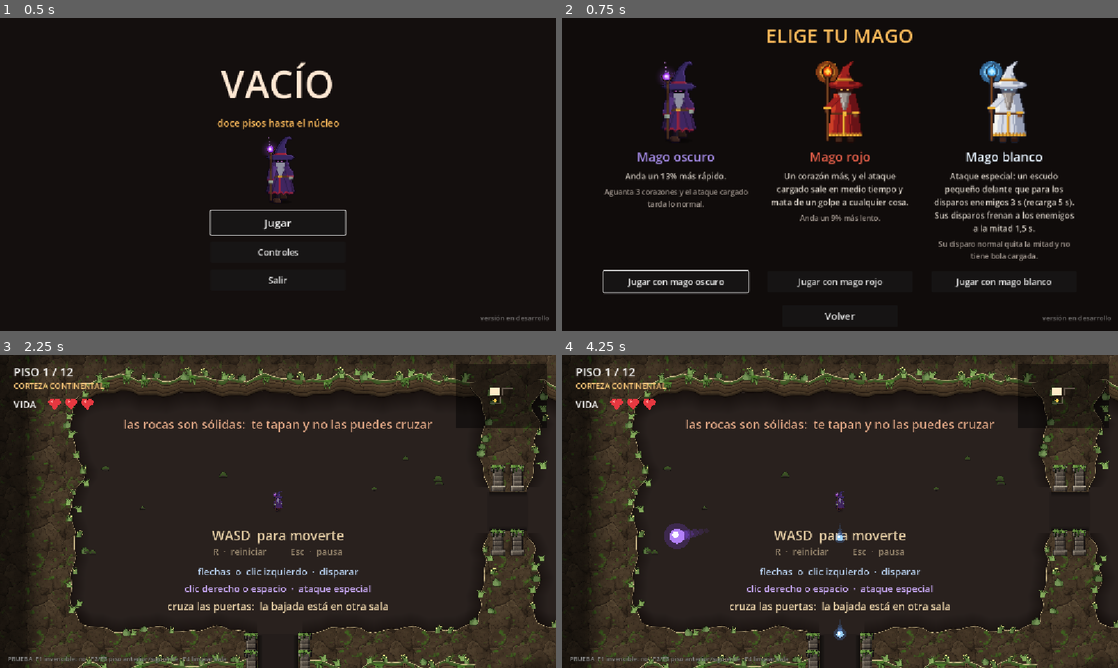
Above: before the commit, frames 1-4 (two rows, left to right).
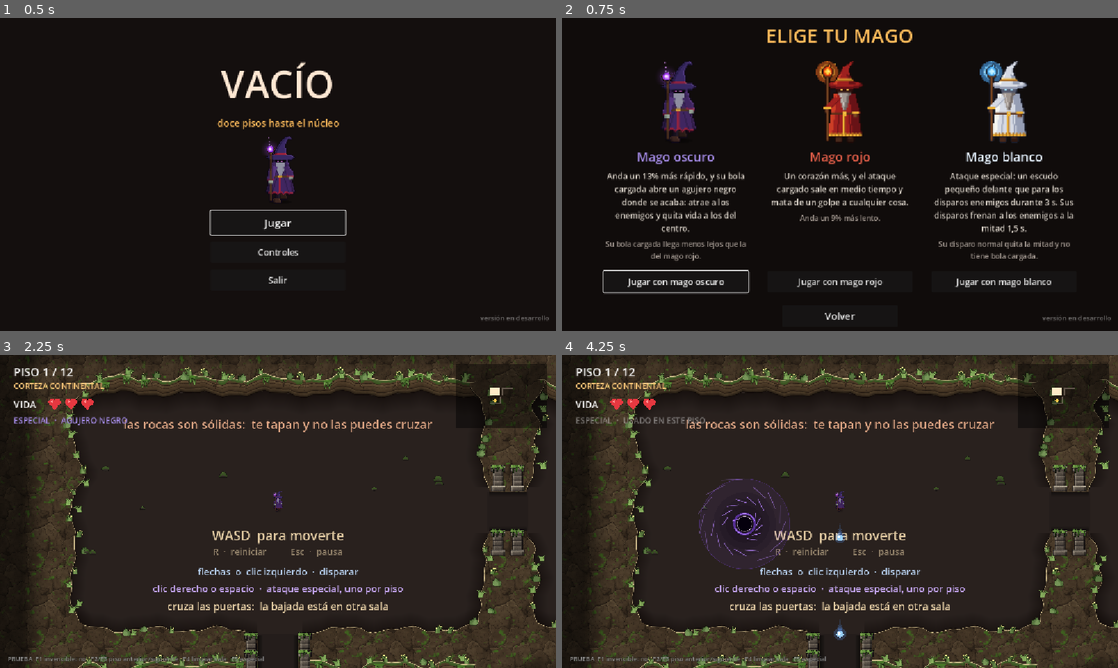
Above: after the commit, the same moments.

Repository: MatiasRodrigo0502/Vacio
Game: Godot game, scene res://scenes/MenuPrincipal.tscn
Two runs of this game, one before a commit and one after it. Both use one fixed random seed, a clock stepped at 60 frames per second and the inputs below.
Inputs (mouse positions are in pixels of both pictures, inside the frame that each line leads up to):
- Up to frame 1 (0.5 s): no input
- Up to frame 2 (0.75 s): click "Jugar" at 0.5 s
- Up to frame 3 (2.25 s): click "Jugar" at 1.25 s; click "Jugar con mago oscuro" at 2 s
- Up to frame 4 (4.25 s): tap Enter at 2.75 s; move the mouse to (962, 495) at 2.77 s; hold Right (disparar_derecha) 2.78-3.53 s; hold Right mouse button (cargar_ataque) 2.78-3.53 s; move the mouse to (728, 527) at 3.52 s; hold Down (disparar_abajo) from 3.53 s (still down); right-click (728, 527) at 3.6 s

Frame 1 is identical in both runs. In frame 2, 2.5% of the frame differs, in the area x 7-93%, y 49-78%; in frame 3, 0.8%; in frame 4, 1.7%.

Commit message:
Mago oscuro: agujero negro; el ataque especial, uno por piso
- La bola cargada del mago oscuro llega a 320 px (la del rojo, hasta
  chocar) y donde se acaba abre un agujero negro (AgujeroNegro): 2,5 s
  atrayendo a los enemigos de su sala a 150 px y quitando 2 por segundo a
  los del centro. La bola avisa de donde se apaga (BolaMagica.apagada).
- El ataque especial de los tres magos (bola cargada o escudo) se usa una
  vez por piso; el HUD dice debajo de la vida si queda. El escudo pierde la
  recarga. F5 lo recupera para probar.
- Textos del menu, tutorial y documentacion al dia.

Co-Authored-By: Claude Opus 5.5 <noreply@anthropic.com>

Diff:
--- a/resources/personajes/1_mago_oscuro.tres
+++ b/resources/personajes/1_mago_oscuro.tres
@@ -7,8 +7,8 @@
 [resource]
 script = ExtResource("1_script")
 nombre = "Mago oscuro"
-ventaja = "Anda un 13% más rápido."
-pega = "Aguanta 3 corazones y el ataque cargado tarda lo normal."
+ventaja = "Anda un 13% más rápido, y su bola cargada abre un agujero negro donde se acaba: atrae a los enemigos y quita vida a los del centro."
+pega = "Su bola cargada llega menos lejos que la del mago rojo."
 animaciones = ExtResource("2_animaciones")
 retrato = ExtResource("3_retrato")
 color = Color(0.639216, 0.541176, 0.898039, 1)
@@ -23,3 +23,8 @@
 radio_bola_extra = 0.0
 tiempo_carga_multiplicador = 1.0
 dano_cargado_extra = 0
+alcance_cargado = 320.0
+agujero_negro = true
+duracion_agujero = 2.5
+radio_agujero = 150.0
+dano_agujero = 2.0
--- a/resources/personajes/3_mago_blanco.tres
+++ b/resources/personajes/3_mago_blanco.tres
@@ -7,7 +7,7 @@
 [resource]
 script = ExtResource("1_script")
 nombre = "Mago blanco"
-ventaja = "Ataque especial: un escudo pequeño delante que para los disparos enemigos 3 s (recarga 5 s). Sus disparos frenan a los enemigos a la mitad 1,5 s."
+ventaja = "Ataque especial: un escudo pequeño delante que para los disparos enemigos durante 3 s. Sus disparos frenan a los enemigos a la mitad 1,5 s."
 pega = "Su disparo normal quita la mitad y no tiene bola cargada."
 animaciones = ExtResource("2_animaciones")
 retrato = ExtResource("3_retrato")
@@ -23,4 +23,3 @@
 frena_disparo = 1.5
 ataque_especial = 1
 duracion_escudo = 3.0
-recarga_escudo = 5.0
--- a/scenes/Hud.tscn
+++ b/scenes/Hud.tscn
@@ -42,20 +42,29 @@
 offset_bottom = 118.0
 script = ExtResource("2_corazones")
 
+[node name="Especial" type="Label" parent="."]
+offset_left = 28.0
+offset_top = 122.0
+offset_right = 560.0
+offset_bottom = 148.0
+theme_override_font_sizes/font_size = 17
+text = "ESPECIAL  ·  BOLA CARGADA"
+vertical_alignment = 1
+
 [node name="Mejoras" type="Control" parent="."]
 offset_left = 28.0
-offset_top = 124.0
+offset_top = 156.0
 offset_right = 560.0
-offset_bottom = 162.0
+offset_bottom = 194.0
 mouse_filter = 2
 script = ExtResource("4_mejoras")
 
 [node name="Aviso" type="Label" parent="."]
 visible = false
 offset_left = 28.0
-offset_top = 172.0
+offset_top = 204.0
 offset_right = 760.0
-offset_bottom = 204.0
+offset_bottom = 236.0
 theme_override_font_sizes/font_size = 19
 text = "objeto"
 vertical_alignment = 1
--- a/scenes/MenuPrincipal.tscn
+++ b/scenes/MenuPrincipal.tscn
@@ -144,8 +144,8 @@
 Al entrar en una sala con enemigos se cierran las puertas hasta que acabes con ellos.
 Disparas con las flechas o apuntando con el ratón: matan enemigos.
 Mantén el clic derecho o el espacio para cargar un ataque: cuando el aro se cierre, suéltalo.
-El cargado atraviesa enemigos y pega más fuerte, pero las rocas lo paran igual.
-El mago blanco, en vez de cargar, saca con ese botón un escudo que para los disparos de frente.
+El cargado atraviesa enemigos y pega más fuerte; el del mago oscuro abre un agujero negro.
+El mago blanco, en vez de cargar, saca con ese botón un escudo. El ataque especial es uno por piso.
 Las rocas son sólidas: no se pueden cruzar ni romper, pero te sirven de parapeto.
 Te quitan vida los enemigos, sus disparos, los pinchos, la lava y caer al vacío.
 Hay un objeto por piso y a veces un enemigo suelta otro. Al limpiar una sala puede caer un corazón.
--- a/scenes/Tutorial.tscn
+++ b/scenes/Tutorial.tscn
@@ -37,7 +37,7 @@
 offset_right = 1200.0
 offset_bottom = 46.0
 theme_override_font_sizes/font_size = 32
-text = "clic derecho o espacio  ·  ataque especial"
+text = "clic derecho o espacio  ·  ataque especial, uno por piso"
 horizontal_alignment = 1
 vertical_alignment = 1
 
--- /dev/null
+++ b/scripts/agujero_negro.gd
@@ -0,0 +1,144 @@
+## Agujero negro: lo que abre la bola cargada del mago oscuro donde se acaba.
+## Atrae a los enemigos de la sala que estan a su alcance y quita vida a los
+## que llegan al centro, durante unos segundos.
+##
+## POR QUE LA BOLA LLEGA MENOS LEJOS QUE LA DEL MAGO ROJO:
+## la del rojo va hasta chocar y mata de un golpe lo que pilla; la del oscuro
+## se queda a media sala (PersonajeJugable.alcance_cargado) y lo que gana es
+## esto, que junta a los enemigos y los va gastando. Son dos formas de usar el
+## ataque especial: apuntar a uno o a un grupo.
+##
+## POR QUE SOLO LOS ENEMIGOS DE SU SALA:
+## las bolas no salen de la sala (BolaMagica.limite) y esto tampoco: tirar de
+## enemigos de la sala de al lado, que el jugador no ve, los sacaria de su
+## sitio sin que nadie lo entienda.
+##
+## Lo crea Principal al apagarse la bola (BolaMagica.apagada). Dibujado por
+## codigo, como las bolas: no hay arte de esto en los packs.
+class_name AgujeroNegro
+extends Node2D
+
+## Radio del centro, donde hace dano.
+const NUCLEO: float = 34.0
+## Cada cuanto quita vida. A tics y no un poco cada fotograma: cada golpe hace
+## parpadear al enemigo, y parpadeando sin parar no se veria nada.
+const TIC: float = 0.5
+## Lo que tira de un enemigo, en px/s: en el centro y en el borde. Mas que la
+## velocidad de casi todos (el murcielago, 195), para que no se le escapen
+## andando, salvo desde el mismo borde.
+const TIRON_CENTRO: float = 330.0
+const TIRON_BORDE: float = 150.0
+## Lo que tarda en abrirse y en cerrarse: crece y se encoge, no salta.
+const APERTURA: float = 0.25
+const CIERRE: float = 0.35
+## Motas de luz que caen hacia el centro en espiral.
+const MOTAS: int = 28
+const NEGRO := Color(0.02, 0.0, 0.05)
+
+var _sala: Sala
+var _duracion: float
+var _radio: float
+var _dano: float
+var _color: Color
+var _halo: Color
+var _tiempo: float = 0.0
+## El primer tic llega pronto: lo que ya esta en el centro al abrirse lo nota.
+var _tic: float = TIC * 0.5
+## El centro negro y su disco van en un nodo aparte, por encima de los
+## enemigos (z 5): asi lo que llega al centro se ve tragado. Lo demas (el
+## circulo de alcance y las motas) va por debajo, para no tapar a nadie.
+var _nucleo: Node2D
+
+
+func _init(sala: Sala, duracion: float, radio: float, dano_por_segundo: float,
+		color: Color, halo: Color) -> void:
+	_sala = sala
+	_duracion = duracion
+	_radio = radio
+	_dano = dano_por_segundo
+	_color = color
+	_halo = halo
+	name = "AgujeroNegro"
+	# Por encima del suelo y de las rocas, por debajo de objetos y enemigos.
+	z_index = 3
+	_nucleo = Node2D.new()
+	# Por encima de enemigos, sus disparos y las explosiones; por debajo de las
+	# bolas del jugador (9) y del jugador (10).
+	_nucleo.z_index = 8
+	_nucleo.z_as_relative = false
+	_nucleo.draw.connect(_pintar_nucleo)
+	add_child(_nucleo)
+
+
+func _physics_process(delta: float) -> void:
+	_tiempo += delta
+	if _tiempo >= _duracion or not is_instance_valid(_sala):
+		queue_free()
+		return
+	_tic -= delta
+	var toca_dano := _tic <= 0.0
+	if toca_dano:
+		_tic += TIC
+	var fuerza := _fuerza()
+	for enemigo in _sala.enemigos():
+		if not is_instance_valid(enemigo):
+			continue
+		var hacia := global_position - enemigo.global_position
+		var distancia := hacia.length()
+		if distancia > _radio:
+			continue
+		if distancia > 1.0:
+			var tiron := lerpf(TIRON_CENTRO, TIRON_BORDE, distancia / _radio) * fuerza
+			# Sin pasarse del centro: si no, lo que esta dentro tiembla de
+			# un lado al otro.
+			enemigo.global_position += hacia / distancia * minf(tiron * delta, distancia)
+			# Que el tiron no lo meta en una roca ni lo saque de la sala.
+			enemigo.mantener_en_la_sala()
+		if toca_dano and distancia <= NUCLEO:
+			enemigo.herir(_dano * TIC)
+	queue_redraw()
+	_nucleo.queue_redraw()
+
+
+## De 0 a 1: crece al abrirse y se encoge al cerrarse. Tira con esa fuerza y
+## se dibuja de ese tamano.
+func _fuerza() -> float:
+	return clampf(minf(_tiempo / APERTURA, (_duracion - _tiempo) / CIERRE), 0.0, 1.0)
+
+
+func _draw() -> void:
+	var f := _fuerza()
+	if f <= 0.0:
+		return
+	# Hasta donde atrae: un circulo flojo, para que se vea que hay que salir.
+	draw_circle(Vector2.ZERO, _radio * f, Color(_halo, 0.08))
+	draw_arc(Vector2.ZERO, _radio * f, 0.0, TAU, 48, Color(_halo, 0.3), 1.5, true)
+	# Se oscurece hacia dentro: se lee como un hoyo y no como un circulo plano.
+	for k in 4:
+		draw_circle(Vector2.ZERO, lerpf(_radio * 0.7, NUCLEO * 1.2, k / 3.0) * f, Color(NEGRO, 0.13))
+
+	# Motas en espiral: cada una entra desde el borde y gira mas deprisa
+	# cuanto mas cerca del centro, como el agua por un desague.
+	for k in MOTAS:
+		var avance := fposmod(_tiempo * 0.6 + float(k) / MOTAS + 0.37 * k, 1.0)
+		var r := lerpf(_radio, NUCLEO * 0.7, avance) * f
+		var angulo := k * 2.399 + _tiempo * 1.4 + avance * 5.0
+		var punto := Vector2.from_angle(angulo) * r
+		var estela := Vector2.from_angle(angulo - 0.45) * (r + 16.0)
+		draw_line(estela, punto, Color(_color, 0.3 + 0.7 * avance), 2.5, true)
+
+
+func _pintar_nucleo() -> void:
+	var f := _fuerza()
+	if f <= 0.0:
+		return
+	# El disco que gira alrededor del centro, con dos tramos mas brillantes.
+	var giro := _tiempo * 4.0
+	_nucleo.draw_arc(Vector2.ZERO, NUCLEO * f, 0.0, TAU, 40, Color(_halo, 0.55), 7.0, true)
+	for k in 2:
+		var desde := giro + k * PI
+		_nucleo.draw_arc(Vector2.ZERO, NUCLEO * f, desde, desde + 1.6, 16, Color(_color, 0.9), 3.0, true)
+
+	# El centro, negro, con un filo de luz.
+	_nucleo.draw_circle(Vector2.ZERO, NUCLEO * 0.72 * f, NEGRO)
+	_nucleo.draw_arc(Vector2.ZERO, NUCLEO * 0.72 * f, 0.0, TAU, 32, Color(1.0, 0.9, 1.0, 0.7), 1.5, true)
--- a/scripts/atajos_prueba.gd
+++ b/scripts/atajos_prueba.gd
@@ -4,6 +4,7 @@
 ##   F2  piso anterior
 ##   F3  piso siguiente
 ##   F4  matar a los enemigos de la sala en la que estas
+##   F5  recuperar el ataque especial (es uno por piso)
 ##
 ## SOLO EXISTEN AL JUGAR DESDE GODOT (el editor o jugar.bat). Principal crea
 ## este nodo solo si OS.is_debug_build(), que en el .exe exportado es false:
@@ -61,6 +62,8 @@
 			GestorProgreso.ir_a_piso(GestorProgreso.piso_actual + 1)
 		KEY_F4:
 			_limpiar_sala()
+		KEY_F5:
+			_jugador.recargar_especial()
 		_:
 			return
 	get_viewport().set_input_as_handled()
@@ -86,7 +89,7 @@
 
 func _actualizar_texto() -> void:
 	var estado := "SÍ" if _jugador.invencible else "no"
-	_etiqueta.text = "PRUEBA  F1 invencible: %s   F2/F3 piso anterior/siguiente   F4 limpiar sala" % estado
+	_etiqueta.text = "PRUEBA  F1 invencible: %s   F2/F3 piso anterior/siguiente   F4 limpiar sala   F5 especial" % estado
 	# En rojo mientras se es invencible: probando el equilibrio, olvidarse de
 	# que esta puesto da conclusiones falsas («este piso es facil»).
 	_etiqueta.modulate = Color(1.0, 0.45, 0.4) if _jugador.invencible else Color(1.0, 1.0, 1.0, 0.55)
--- a/scripts/bola_magica.gd
+++ b/scripts/bola_magica.gd
@@ -13,6 +13,11 @@
 
 ## Se emite al romper algo, por si en el futuro hay sonido o particulas.
 signal impacto(objetivo: Node2D)
+## Se emite al acabar su trayecto, con el punto donde se acaba: al llegar a su
+## alcance, al chocar con una roca o al salir de la sala. La usa el agujero
+## negro del mago oscuro, que se abre ahi. La bola no sabe nada de agujeros:
+## solo avisa de donde se ha apagado.
+signal apagada(punto: Vector2)
 
 @export var velocidad: float = 620.0
 @export var radio: float = 11.0
@@ -97,23 +102,33 @@
 	var roca := Terreno.choque(get_world_2d(), antes, global_position,
 		minf(radio, RADIO_CONTRA_ROCAS), Terreno.CAPA_ROCAS)
 	if roca != null:
-		_al_tocar_roca(roca)
+		_al_tocar_roca(roca, antes)
 		return
 	_fase += delta
 	queue_redraw()
 	if _recorrido >= alcance:
-		queue_free()
+		_apagar(global_position)
 		return
 	if limite.has_area() and not limite.has_point(global_position):
-		queue_free()
+		_apagar(antes)
 
 
 ## Choque contra una roca o plataforma: la bola se apaga y la roca aguanta, asi
 ## que la roca sirve de parapeto.
-func _al_tocar_roca(cuerpo: Object) -> void:
+func _al_tocar_roca(cuerpo: Object, antes: Vector2) -> void:
 	if cuerpo is Obstaculo and rompe_obstaculos:
 		cuerpo.romper()
 		impacto.emit(cuerpo)
+	# Donde estaba antes de meterse en la roca, no dentro de ella.
+	_apagar(antes)
+
+
+func _apagar(punto: Vector2) -> void:
+	# Con el juego a tirones caben dos pasos de fisica en un fotograma, antes
+	# de que queue_free() la borre: sin esto se abririan dos agujeros.
+	if is_queued_for_deletion():
+		return
+	apagada.emit(punto)
 	queue_free()
 
 
--- a/scripts/escudo_direccional.gd
+++ b/scripts/escudo_direccional.gd
@@ -5,9 +5,9 @@
 ## POR QUE SE SACA Y NO ESTA SIEMPRE:
 ## al principio era una pasiva, siempre puesta, y Matias lo cambio (2026-10-09):
 ## es su ataque especial, el que los otros magos usan para la bola cargada. Se
-## pulsa el clic derecho o el espacio, dura 'duracion' segundos y luego hay que
-## esperar 'recarga'. Asi hay que elegir cuando sacarlo: cuando viene la
-## rafaga, no antes.
+## pulsa el clic derecho o el espacio y dura 'duracion' segundos, una vez por
+## piso, como los demas ataques especiales (eso lo cuenta el jugador). Asi hay
+## que elegir cuando sacarlo: cuando viene la rafaga, no antes.
 ##
 ## POR QUE PEQUENO Y SOLO DE FRENTE:
 ## un escudo que lo parara todo dejaria a los enemigos a distancia sin nada que
@@ -38,12 +38,9 @@
 const APERTURA: float = 0.12
 ## En el ultimo tramo parpadea, para avisar de que se va a bajar.
 const AVISO_FIN: float = 0.8
-## Al acabar la recarga se ve un momento, flojo: ya se puede volver a sacar.
-const DURACION_LISTO: float = 0.35
 
-## Los pone el jugador desde el mago (PersonajeJugable).
+## La pone el jugador desde el mago (PersonajeJugable).
 var duracion: float = 3.0
-var recarga: float = 5.0
 
 var _jugador: Jugador
 var _angulo: float = PI * 0.5
@@ -51,10 +48,6 @@
 var _detras: bool = false
 ## Segundos que le quedan levantado. 0 = bajado.
 var _levantado: float = 0.0
-## Segundos que faltan para poder volver a sacarlo.
-var _recargando: float = 0.0
-## Cuenta atras del aviso de "listo".
-var _listo: float = 0.0
 
 
 func _init(jugador: Jugador) -> void:
@@ -70,10 +63,10 @@
 
 
 func _process(delta: float) -> void:
-	_contar(delta)
+	_levantado = maxf(0.0, _levantado - delta)
 	_angulo = lerp_angle(_angulo, _jugador.direccion_mirada().angle(), minf(1.0, GIRO * delta))
 	_destello = maxf(0.0, _destello - delta)
-	visible = activo() or _listo > 0.0
+	visible = activo()
 	# Mirando hacia arriba, el escudo esta detras del mago (vista 3/4): se pinta
 	# antes que el sprite. Mirando hacia abajo, delante.
 	var detras := sin(_angulo) < -0.2
@@ -83,39 +76,19 @@
 	queue_redraw()
 
 
-func _contar(delta: float) -> void:
-	if _levantado > 0.0:
-		_levantado = maxf(0.0, _levantado - delta)
-		# La recarga empieza al bajarse, no al sacarlo: si contara desde que
-		# se saca, durar mas lo haria recargar antes.
-		if _levantado == 0.0:
-			_recargando = recarga
-	elif _recargando > 0.0:
-		_recargando = maxf(0.0, _recargando - delta)
-		if _recargando == 0.0:
-			_listo = DURACION_LISTO
-	_listo = maxf(0.0, _listo - delta)
-
-
-## Lo saca, si se puede. Devuelve false si estaba levantado o recargando.
+## Lo saca. Devuelve false si no se puede: ya levantado, sin vida o cayendo.
+## Si cuenta como el especial del piso lo decide el jugador, con lo que
+## devuelve esto.
 func levantar() -> bool:
-	if not listo() or _jugador.vida_actual <= 0 or _jugador.esta_cayendo():
+	if activo() or _jugador.vida_actual <= 0 or _jugador.esta_cayendo():
 		return false
 	_levantado = duracion
-	_listo = 0.0
 	return true
 
 
-## True si se puede sacar ya.
-func listo() -> bool:
-	return _levantado <= 0.0 and _recargando <= 0.0
-
-
-## Bajado y listo para sacar. Al empezar partida y al llegar a un piso.
-func reiniciar() -> void:
+## Lo baja. Al empezar partida y al llegar a un piso.
+func bajar() -> void:
 	_levantado = 0.0
-	_recargando = 0.0
-	_listo = 0.0
 
 
 ## Levantado, y con el mago vivo y en pie: cayendo por un agujero no esta.
@@ -144,9 +117,6 @@
 
 func _draw() -> void:
 	if not activo():
-		# Solo el aviso de "listo": el arco entero, flojo y apagandose.
-		var flojo := 0.5 * _listo / DURACION_LISTO
-		_pintar_arco(SEMIANGULO, flojo, 0.0)
 		return
 	# Se abre desde el centro al sacarlo, y parpadea cuando le queda poco.
 	var abierto := minf(1.0, (duracion - _levantado) / APERTURA)
--- a/scripts/hud.gd
+++ b/scripts/hud.gd
@@ -1,4 +1,5 @@
-## HUD: piso actual, nombre de la capa, vida, ventajas recogidas y minimapa.
+## HUD: piso actual, nombre de la capa, vida, ataque especial, ventajas
+## recogidas y minimapa.
 ## Es una CanvasLayer para que no le afecten ni el zoom ni el movimiento de la
 ## camara: el interfaz debe quedarse quieto mientras el mundo se estrecha.
 class_name Hud
@@ -7,6 +8,7 @@
 @onready var _etiqueta_piso: Label = $EtiquetaPiso
 @onready var _etiqueta_capa: Label = $EtiquetaCapa
 @onready var _corazones: Corazones = $Corazones
+@onready var _especial: Label = $Especial
 @onready var _aviso: Label = $Aviso
 @onready var _minimapa: Minimapa = $Minimapa
 @onready var _mejoras: MejorasRecogidas = $Mejoras
@@ -35,6 +37,18 @@
 	_corazones.actualizar(vida_actual, vida_maxima)
 
 
+## Dice si queda el ataque especial en este piso (es uno por piso): con su
+## nombre y el color del mago si queda, apagado si ya se ha usado. Sin esto no
+## se sabria si pulsar el boton va a hacer algo.
+func actualizar_especial(disponible: bool, nombre: String, color: Color) -> void:
+	if disponible:
+		_especial.text = "ESPECIAL  ·  %s" % nombre.to_upper()
+		_especial.modulate = color
+	else:
+		_especial.text = "ESPECIAL  ·  USADO EN ESTE PISO"
+		_especial.modulate = Color(1.0, 1.0, 1.0, 0.4)
+
+
 ## Vacia la fila de ventajas. Principal la llama al empezar otra partida.
 func vaciar_mejoras() -> void:
 	_mejoras.vaciar()
--- a/scripts/jugador.gd
+++ b/scripts/jugador.gd
@@ -16,6 +16,9 @@
 signal bola_lanzada(desde: Vector2, direccion: Vector2, cargada: bool)
 ## Se emite al recoger un objeto, para que el HUD lo anuncie.
 signal mejora_recogida(mejora: ObjetoMejora)
+## Se emite al gastar el ataque especial y al recuperarlo en el piso
+## siguiente, para que el HUD diga si queda.
+signal especial_cambiado(disponible: bool)
 ## Se emite al acabar de caer por un agujero. Principal lo devuelve a la
 ## entrada de la sala: el jugador no sabe donde esta eso, el piso si.
 signal caido
@@ -70,6 +73,16 @@
 ## El escudo direccional, si es el ataque especial del mago. Si no, null, y
 ## el especial es la bola cargada.
 var _escudo: EscudoDireccional = null
+## El mago con el que se juega. Principal mira aqui lo que es solo de un mago
+## y no del jugador en general (el agujero negro de su bola cargada).
+var mago: PersonajeJugable = null
+## Si queda el ataque especial en este piso. Se gasta al soltar la bola
+## cargada o sacar el escudo, y vuelve al llegar al piso siguiente.
+##
+## POR QUE UNA VEZ POR PISO (pedido por Matias, 2026-10-09): asi el especial
+## es una decision, no algo que se tira cada vez que se puede. Hay que
+## guardarlo para la sala que lo merece.
+var especial_disponible: bool = true
 
 ## Tope de cadencia: por debajo de esto el disparo se vuelve una manguera y el
 ## juego deja de tener tension.
@@ -169,6 +182,7 @@
 	if personaje == null:
 		return
 
+	mago = personaje
 	if personaje.animaciones != null:
 		_sprite.sprite_frames = personaje.animaciones
 
@@ -203,7 +217,6 @@
 		_escudo = null
 	if _escudo != null:
 		_escudo.duracion = personaje.duracion_escudo
-		_escudo.recarga = personaje.recarga_escudo
 
 	# restaurar_vida() es lo que copia los valores de fabrica a los de verdad,
 	# asi que sirve igual para "empezar de cero" que para "estrenar mago".
@@ -312,12 +325,16 @@
 		_cancelar_carga()
 		return
 
-	# El mago del escudo no carga nada: el mismo boton lo saca, si esta listo.
-	# Al pulsar y no al mantener: mantenido lo volveria a sacar en cuanto
-	# acabara la recarga, y seria otra vez un escudo siempre puesto.
+	# Ya usado en este piso: ni se carga ni sale nada hasta el siguiente.
+	if not especial_disponible:
+		_cancelar_carga()
+		return
+
+	# El mago del escudo no carga nada: el mismo boton lo saca. Al pulsar y
+	# no al mantener, para que sacarlo sea siempre algo que se decide.
 	if _escudo != null:
-		if Input.is_action_just_pressed("cargar_ataque"):
-			_escudo.levantar()
+		if Input.is_action_just_pressed("cargar_ataque") and _escudo.levantar():
+			_gastar_especial()
 		return
 
 	if Input.is_action_pressed("cargar_ataque"):
@@ -329,7 +346,20 @@
 	# Se ha soltado el boton (o no estaba pulsado).
 	if _cargando and _carga >= tiempo_carga:
 		bola_lanzada.emit(centro_colision(), _direccion_raton(), true)
+		_gastar_especial()
 	_cancelar_carga()
+
+
+func _gastar_especial() -> void:
+	especial_disponible = false
+	especial_cambiado.emit(false)
+
+
+## Vuelve a dejar el ataque especial disponible. Al llegar a un piso, al
+## empezar partida y con el atajo de prueba F5.
+func recargar_especial() -> void:
+	especial_disponible = true
+	especial_cambiado.emit(true)
 
 
 func _cancelar_carga() -> void:
@@ -578,9 +608,10 @@
 	_cancelar_carga()
 	_parar_caida()
 	_tiempo_veneno = 0.0
-	# Cada piso empieza con el escudo bajado y listo, como la carga.
+	# Cada piso trae su ataque especial, y empieza con el escudo bajado.
 	if _escudo != null:
-		_escudo.reiniciar()
+		_escudo.bajar()
+	recargar_especial()
 	# Cada piso empieza mirando hacia donde se baja.
 	_mirando = &"abajo"
 
@@ -604,7 +635,8 @@
 	_espera_disparo = 0.0
 	_cancelar_carga()
 	if _escudo != null:
-		_escudo.reiniciar()
+		_escudo.bajar()
+	recargar_especial()
 	vida_cambiada.emit(vida_actual, vida_maxima)
 
 
--- a/scripts/personaje_jugable.gd
+++ b/scripts/personaje_jugable.gd
@@ -62,6 +62,20 @@
 @export var tiempo_carga_multiplicador: float = 1.0
 ## Dano de mas del disparo cargado.
 @export var dano_cargado_extra: int = 0
+## Hasta donde llega la bola cargada, en px. 0 = hasta chocar con una roca o
+## salir de la sala, que es lo de siempre (el mago rojo).
+@export var alcance_cargado: float = 0.0
+
+@export_group("Agujero negro")
+## Si es true, la bola cargada abre un agujero negro (AgujeroNegro) donde se
+## acaba: al llegar a su alcance, al chocar con una roca o en el muro.
+@export var agujero_negro: bool = false
+## Segundos que dura abierto.
+@export var duracion_agujero: float = 2.5
+## Hasta donde atrae a los enemigos, en px desde su centro.
+@export var radio_agujero: float = 150.0
+## Vida por segundo que quita a los que estan en su centro.
+@export var dano_agujero: float = 2.0
 
 @export_group("Disparo normal")
 ## Cuanta vida quita cada bola normal a un enemigo. 1 es lo de siempre; con
@@ -78,12 +92,22 @@
 ## "del ataque cargado" de arriba). Escudo: se pulsa y sale un escudo
 ## direccional (EscudoDireccional), un arco pequeno delante del mago que para
 ## los disparos enemigos que le vienen de frente, durante 'duracion_escudo'.
-## Despues hay que esperar 'recarga_escudo' para volver a sacarlo.
+##
+## Sea cual sea, se puede usar UNA VEZ POR PISO (pedido por Matias el
+## 2026-10-09): lo cuenta el jugador (Jugador.especial_disponible) y el HUD
+## dice si queda.
 ##
 ## POR QUE UNO U OTRO Y NO LOS DOS: es el mismo boton. Con los dos, pulsarlo
 ## haria dos cosas y no se sabria cual ha servido.
 @export_enum("Bola cargada", "Escudo") var ataque_especial: int = ESPECIAL_BOLA
 ## Segundos que dura el escudo levantado.
 @export var duracion_escudo: float = 3.0
-## Segundos que tarda en poder volver a sacarse, contados desde que se baja.
-@export var recarga_escudo: float = 5.0
+
+
+## Como se llama su ataque especial, para el HUD.
+func nombre_especial() -> String:
+	if ataque_especial == ESPECIAL_ESCUDO:
+		return "escudo"
+	if agujero_negro:
+		return "agujero negro"
+	return "bola cargada"
--- a/scripts/principal.gd
+++ b/scripts/principal.gd
@@ -30,6 +30,7 @@
 	_jugador.sin_vida.connect(GestorProgreso.terminar_por_derrota)
 	_jugador.bola_lanzada.connect(_al_lanzar_bola)
 	_jugador.mejora_recogida.connect(_hud.anunciar_mejora)
+	_jugador.especial_cambiado.connect(_al_cambiar_especial)
 	_jugador.caido.connect(_al_caer)
 	# Temblor corto con cada golpe: 7 px que se calman en un cuarto de segundo.
 	_jugador.dano_recibido.connect(_camara.sacudir.bind(7.0))
@@ -121,8 +122,40 @@
 		# Atraviesa enemigos: es lo que hace que valga la pena esperar. Las
 		# rocas siguen parandola, como el disparo normal, porque son el terreno.
 		bola.atraviesa = true
+		_ajustar_al_mago(bola)
 	_piso_actual.add_child(bola)
 	bola.global_position = desde
+
+
+## Lo que la bola cargada tiene de cada mago: hasta donde llega y si abre un
+## agujero negro al acabarse (el mago oscuro).
+func _ajustar_al_mago(bola: BolaMagica) -> void:
+	var mago := _jugador.mago
+	if mago == null:
+		return
+	if mago.alcance_cargado > 0.0:
+		bola.alcance = mago.alcance_cargado
+	if mago.agujero_negro:
+		bola.apagada.connect(_abrir_agujero.bind(_piso_actual.sala_actual()))
+
+
+func _abrir_agujero(punto: Vector2, sala: Sala) -> void:
+	if _piso_actual == null or not is_instance_valid(sala):
+		return
+	var mago := _jugador.mago
+	var agujero := AgujeroNegro.new(sala, mago.duracion_agujero, mago.radio_agujero,
+		mago.dano_agujero, _jugador.color_cargado, _jugador.halo_cargado)
+	# Si la bola se ha apagado contra el muro, el agujero se abre en el suelo,
+	# no medio metido en la pared.
+	var suelo := sala.rect_suelo_global().grow(-AgujeroNegro.NUCLEO)
+	_piso_actual.add_child(agujero)
+	agujero.global_position = punto.clamp(suelo.position, suelo.end)
+
+
+func _al_cambiar_especial(disponible: bool) -> void:
+	var mago := _jugador.mago
+	if mago != null:
+		_hud.actualizar_especial(disponible, mago.nombre_especial(), mago.color)
 
 
 ## Al pasar a otra sala, la camara se encaja en ella. No salta: se desliza,
Not shown, added: scripts/agujero_negro.gd.uid
Not shown, changed: CLAUDE.md
Not shown, changed: docs/todo-lo-hecho.md
